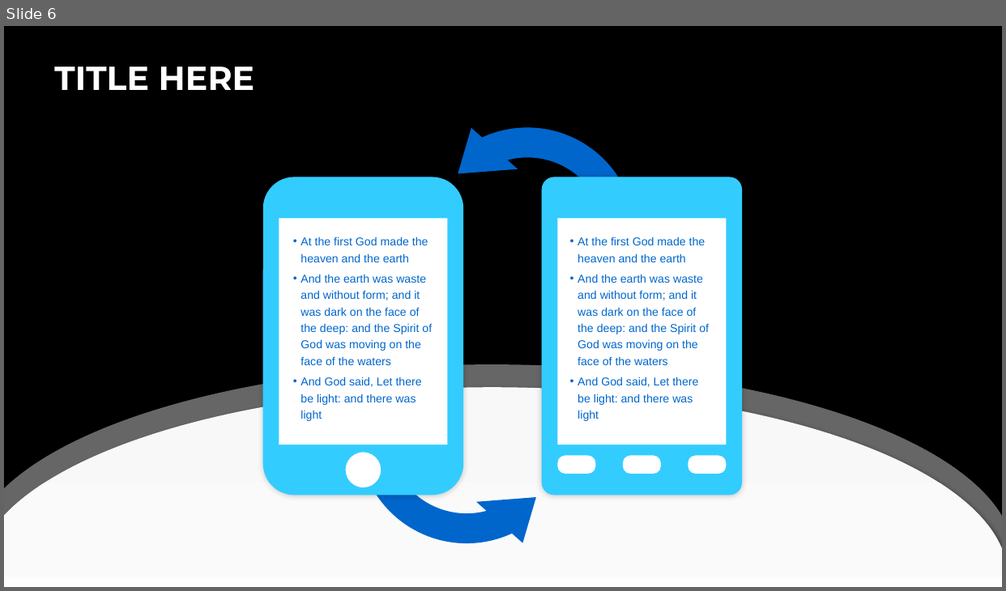
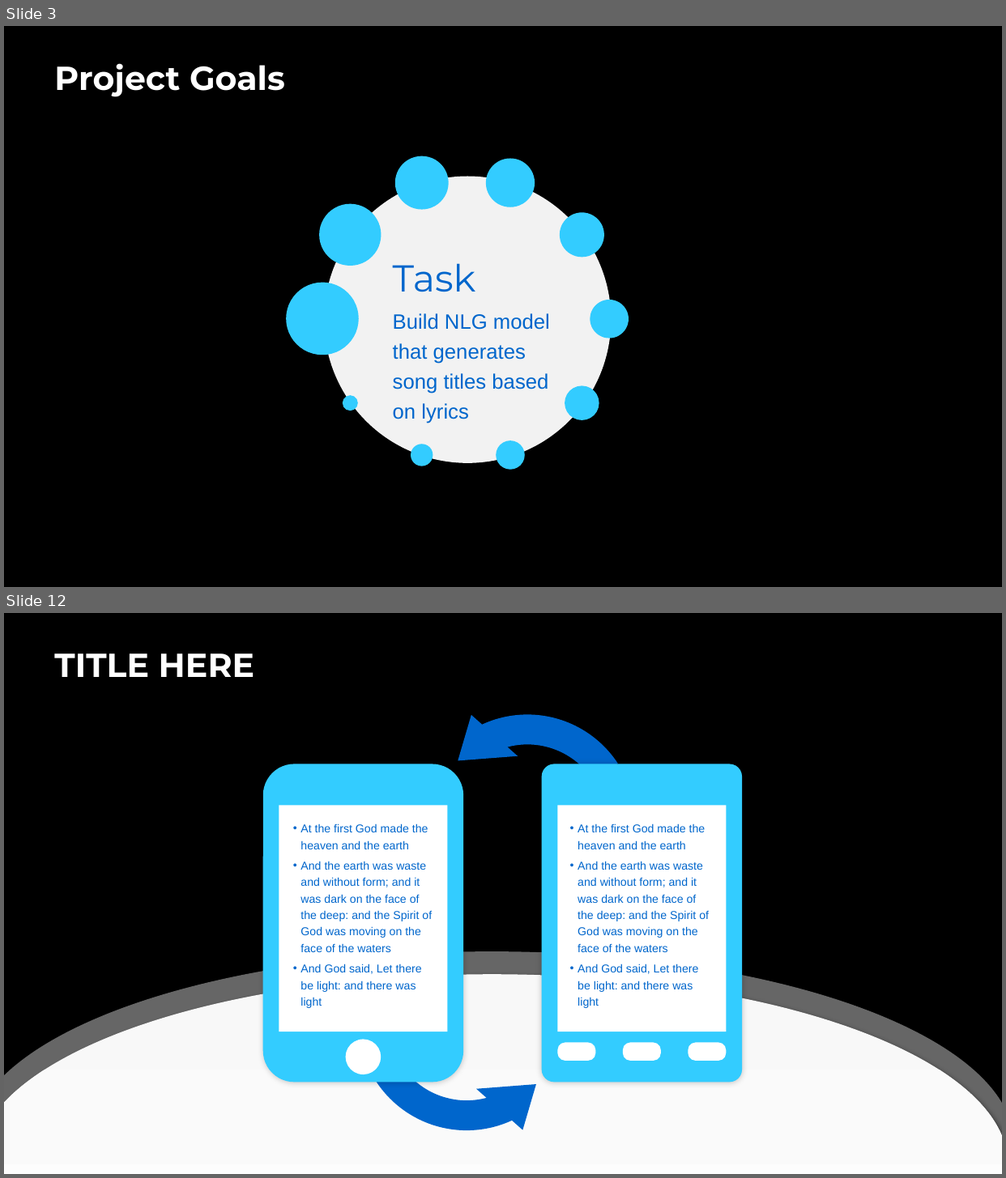
Before and after one commit to victorlifan/sone_title_generation, a slide deck: text_generate.pptx. Shown one above the other, each under a label of ours: slide 6 before the commit, slides 3 and 12 after it; the slides between them are not shown. The pictures are 1006x591 and 1006x1178 pixels, drawn with LibreOffice and Linux fonts; fonts in the diff are those of the drawing; background and template pictures are left out. Boxes give left, top, right and bottom in pixels: in the first picture for what was removed or moved away, otherwise in the second. Text is boxed around its words. In the diff, an @@ line names an element or a change of style, - is before the commit and + after.

```diff
--- a/text_generate.pptx
+++ b/text_generate.pptx
@@ slide 3 added at <box>4,26,1002,587</box>, background picture (left out) @@
@@ title added at <box>54,63,285,97</box>, 32 pt, text #FFFFFF, bold @@
+Project Goals
@@ ellipse added at <box>394,156,448,209</box>, fill #33CCFF @@
@@ ellipse added at <box>486,159,535,207</box>, fill #33CCFF @@
@@ ellipse added at <box>325,177,612,463</box>, fill #F2F2F2 @@
@@ ellipse added at <box>319,204,381,267</box>, fill #33CCFF @@
@@ ellipse added at <box>560,212,604,258</box>, fill #33CCFF @@
@@ text added at <box>393,263,550,424</box>, 20 pt, text #0066CC @@
+Task
+Build NLG model that generates song titles based on lyrics
@@ ellipse added at <box>286,283,359,356</box>, fill #33CCFF @@
@@ ellipse added at <box>590,300,629,339</box>, fill #33CCFF @@
@@ ellipse added at <box>565,386,599,420</box>, fill #33CCFF @@
@@ ellipse added at <box>343,396,358,412</box>, fill #33CCFF @@
@@ ellipse added at <box>411,445,433,467</box>, fill #33CCFF @@
@@ ellipse added at <box>496,441,525,470</box>, fill #33CCFF @@
@@ what was slide 6 is now slide 12 @@
```
Also in this commit, not shown: 2 slides changed, 5 other slides added, 1 other file.
